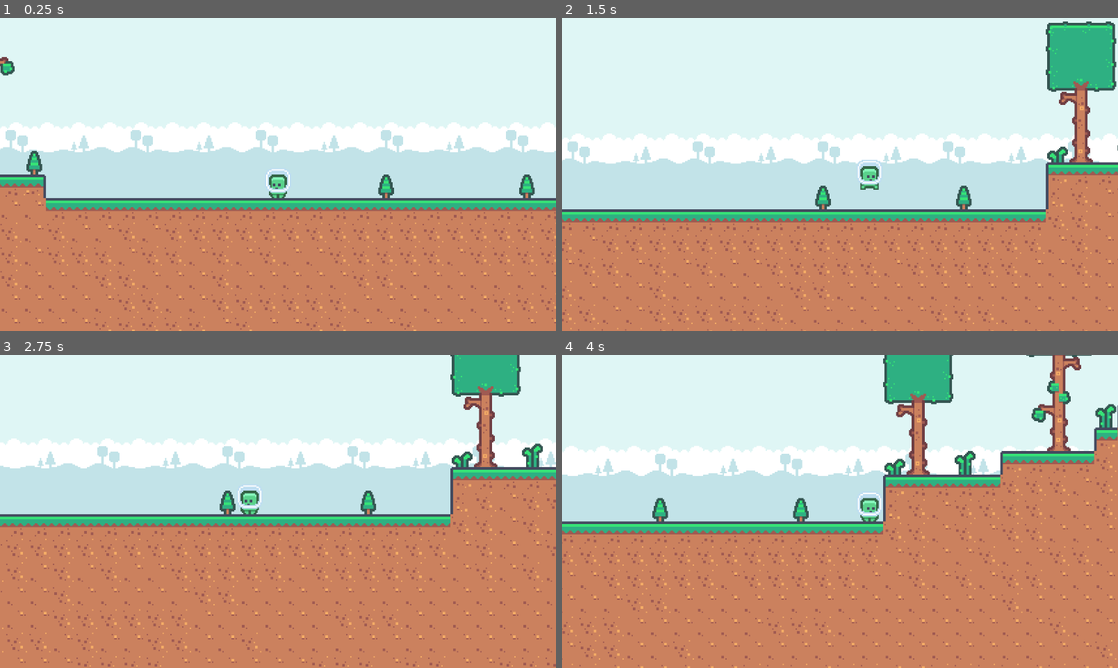
Above: before the commit, frames 1-4 (two rows, left to right).
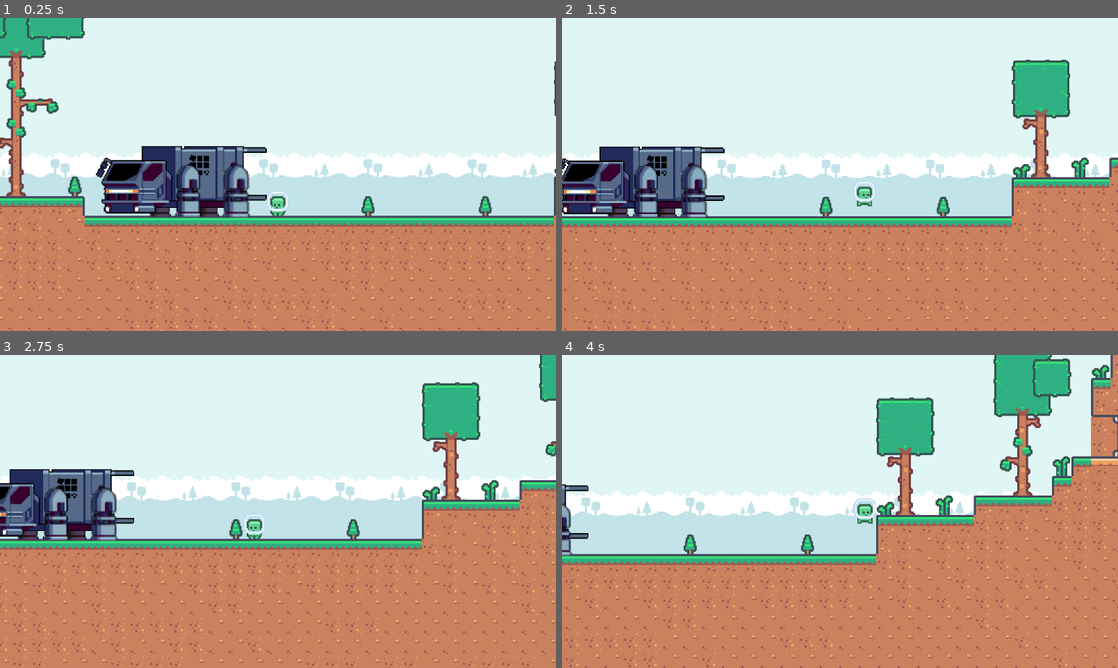
Above: after the commit, the same moments.

Repository: Nexilios/SideScrollingDelivery
Game: Godot game, scene res://scenes/game.tscn
Same seed, same stepped clock (60 frames per second), same inputs: the game is played once before the commit and once after it.
Inputs:
- Up to frame 1 (0.25 s): no input
- Up to frame 2 (1.5 s): hold D (move_right) from 0.53 s (still down); tap Space (jump) at 0.6, 0.77, 1.07, 1.35 s
- Up to frame 3 (2.75 s): tap Space (jump) at 1.52, 1.82, 2.1 s; release D (move_right) at 2.03 s; hold A (move_left) from 2.03 s (still down)
- Up to frame 4 (4 s): release A (move_left) at 2.78 s; hold D (move_right) from 2.78 s (still down); tap Space (jump) at 2.85, 3.02, 3.32, 3.6, 3.77 s

The runs differ from the first frame. In frame 1, 32% of the frame differs, in the area x 0-100%, y 0-100%; in frame 2, 28%; in frame 3, 36%; in frame 4, 39%.
Error after the commit: Parse Error: Could not find type "Recipient" in the current scope. (res://scripts/game_manager.gd:7)

Commit message:
Gameplay First Half

Diff:
--- a/scenes/game.tscn
+++ b/scenes/game.tscn
@@ -1,8 +1,10 @@
-[gd_scene load_steps=10 format=3 uid="uid://dl0ja6aeutr2y"]
-
+[gd_scene load_steps=12 format=3 uid="uid://dl0ja6aeutr2y"]
+
+[ext_resource type="Script" path="res://scripts/game_manager.gd" id="1_50hkl"]
 [ext_resource type="PackedScene" uid="uid://bkyprnm4r55ag" path="res://scenes/player.tscn" id="1_byd86"]
 [ext_resource type="Texture2D" uid="uid://bi15a10ptvwf2" path="res://assets/tileset/tilemap-backgrounds.png" id="1_gqarg"]
 [ext_resource type="Texture2D" uid="uid://ngxhyvubepfh" path="res://assets/tileset/tilemap.png" id="2_sk5vj"]
+[ext_resource type="PackedScene" uid="uid://db6p0de700xhc" path="res://scenes/truck.tscn" id="4_xj2wq"]
 
 [sub_resource type="TileSetAtlasSource" id="TileSetAtlasSource_jjw2x"]
 texture = ExtResource("1_gqarg")
@@ -656,6 +658,7 @@
 normal = Vector2(-1, 0)
 
 [node name="Game" type="Node2D"]
+script = ExtResource("1_50hkl")
 
 [node name="Background" type="TileMap" parent="."]
 tile_set = SubResource("TileSet_08dui")
@@ -694,11 +697,16 @@
 position = Vector2(406, 528)
 
 [node name="Camera2D" type="Camera2D" parent="Player"]
-zoom = Vector2(3, 3)
-limit_left = -295
+position = Vector2(0, -19)
+zoom = Vector2(2.5, 2.5)
+limit_left = -290
 limit_top = 240
 limit_right = 1285
 limit_bottom = 720
 limit_smoothed = true
 position_smoothing_enabled = true
 editor_draw_limits = true
+
+[node name="Truck" parent="." instance=ExtResource("4_xj2wq")]
+z_index = 1
+position = Vector2(317, 531)
--- a/scenes/player.tscn
+++ b/scenes/player.tscn
@@ -55,6 +55,7 @@
 [node name="Player" type="CharacterBody2D"]
 z_index = 5
 collision_layer = 2
+collision_mask = 5
 floor_snap_length = 3.0
 safe_margin = 0.06
 script = ExtResource("1_k4knk")
@@ -62,8 +63,8 @@
 [node name="AnimatedSprite2D" type="AnimatedSprite2D" parent="."]
 position = Vector2(0, -12)
 sprite_frames = SubResource("SpriteFrames_bai2p")
-animation = &"walk"
-frame_progress = 0.969584
+animation = &"idle"
+frame_progress = 0.106711
 
 [node name="CollisionShape2D" type="CollisionShape2D" parent="."]
 position = Vector2(0, -6.05)
--- /dev/null
+++ b/scenes/truck.tscn
@@ -0,0 +1,75 @@
+[gd_scene load_steps=8 format=3 uid="uid://db6p0de700xhc"]
+
+[ext_resource type="Script" path="res://scripts/truck.gd" id="1_awhwe"]
+[ext_resource type="Texture2D" uid="uid://b5bbqg6ixxgdc" path="res://assets/truck/Truck.png" id="1_ql5yx"]
+[ext_resource type="PackedScene" uid="uid://4skxeuoh7okk" path="res://scenes/hovering_label.tscn" id="3_8m1ba"]
+
+[sub_resource type="RectangleShape2D" id="RectangleShape2D_gsgx0"]
+size = Vector2(59, 64)
+
+[sub_resource type="LabelSettings" id="LabelSettings_y3q3a"]
+font_size = 30
+font_color = Color(0.947199, 0.947199, 0.947199, 1)
+shadow_size = 5
+shadow_color = Color(0.10748, 0.10748, 0.10748, 0.580392)
+shadow_offset = Vector2(2.245, 1.19)
+
+[sub_resource type="Animation" id="Animation_3vh11"]
+resource_name = "truck_label"
+length = 2.0
+loop_mode = 1
+tracks/0/type = "value"
+tracks/0/imported = false
+tracks/0/enabled = true
+tracks/0/path = NodePath(".:position")
+tracks/0/interp = 1
+tracks/0/loop_wrap = true
+tracks/0/keys = {
+"times": PackedFloat32Array(0, 1, 2),
+"transitions": PackedFloat32Array(1, 1, 1),
+"update": 0,
+"values": [Vector2(37, -82), Vector2(37, -73), Vector2(37, -82)]
+}
+
+[sub_resource type="AnimationLibrary" id="AnimationLibrary_wgiph"]
+_data = {
+"truck_label": SubResource("Animation_3vh11")
+}
+
+[node name="Truck" type="Area2D"]
+position = Vector2(37, -34)
+collision_mask = 2
+monitorable = false
+script = ExtResource("1_awhwe")
+packages = Array[String](["res://scenes/packages/small_package.tscn", "res://scenes/packages/long_package.tscn", "res://scenes/packages/wood_package.tscn"])
+
+[node name="CollisionShape2D" type="CollisionShape2D" parent="."]
+position = Vector2(39.5, 0)
+shape = SubResource("RectangleShape2D_gsgx0")
+
+[node name="Sprite2D" type="Sprite2D" parent="."]
+texture = ExtResource("1_ql5yx")
+
+[node name="Label" parent="." node_paths=PackedStringArray("animation_player") instance=ExtResource("3_8m1ba")]
+offset_left = 37.0
+offset_top = -82.0
+offset_right = 70.0
+offset_bottom = -40.0
+text = "E"
+label_settings = SubResource("LabelSettings_y3q3a")
+horizontal_alignment = 1
+vertical_alignment = 1
+animation_player = NodePath("AnimationPlayer")
+
+[node name="AnimationPlayer" type="AnimationPlayer" parent="Label"]
+libraries = {
+"": SubResource("AnimationLibrary_wgiph")
+}
+
+[node name="PackageSpawnPoint" type="Marker2D" parent="."]
+position = Vector2(92, -22)
+
+[connection signal="body_entered" from="." to="." method="_on_body_entered"]
+[connection signal="body_exited" from="." to="." method="_on_body_exited"]
+
+[editable path="Label"]
--- /dev/null
+++ b/scripts/game_manager.gd
@@ -0,0 +1,30 @@
+class_name GameManager extends Node2D
+
+signal game_over(score: int)
+
+@onready var truck: Truck = $Truck
+
+@export var recipients: Array[Recipient]
+
+
+func _ready() -> void:
+	if recipients.size() > 0 and truck:
+		# Randomize Recipient Order
+		recipients.shuffle()
+
+		set_recipient_id()
+		truck.setup_recipients(recipients)
+
+		var start_timer: Callable = Callable(func():
+			get_tree().create_timer(60).timeout.connect(stop_game)
+		)
+
+		start_timer.call_deferred()
+
+
+func set_recipient_id() -> void:
+	for recipient in recipients:
+		recipient.set_id(recipients.find(recipient))
+
+func stop_game() -> void:
+	pass
--- a/scripts/player.gd
+++ b/scripts/player.gd
@@ -1,13 +1,14 @@
-extends CharacterBody2D
+class_name Player extends CharacterBody2D
 
 # Jump configuration
 @export var cell_size: int = 18 # World's cell size in pixels
-@export var jump_height: float = 4.0  # Desired jump height in cells (multiply by cell_size)
+@export var jump_height: float = 3.0  # Desired jump height in cells (multiply by cell_size)
 @export var jump_time_to_peak: float = 0.4  # Time to reach peak of jump
-@export var jump_time_to_descent: float = 0.3  # Time to fall from peak
+@export var jump_time_to_descent: float = 0.28 # Time to fall from peak
 
 # Movement configuration
 @export var speed: float = 125.0
+@export var push_force: float = 30.0
 
 # Automatically calculated physics variables
 var jump_velocity: float
@@ -65,3 +66,11 @@
 		velocity.x = move_toward(velocity.x, 0, speed)
 
 	move_and_slide()
+
+	# Apply impulse if colliding with RigidBody
+	for i in get_slide_collision_count():
+		if get_slide_collision_count() > 1:
+			print(get_slide_collision(i))
+		var c: KinematicCollision2D = get_slide_collision(i)
+		if c.get_collider() is RigidBody2D:
+			c.get_collider().apply_central_impulse(-c.get_normal() * push_force)
--- /dev/null
+++ b/scripts/truck.gd
@@ -0,0 +1,50 @@
+class_name Truck extends Area2D
+
+@export var packages: Array[String]
+
+var recipients_data: Dictionary
+var on_delivery: bool = false
+
+@onready var label: Label = $Label
+@onready var spawn_point: Marker2D = $PackageSpawnPoint
+
+func setup_recipients(recipients: Array[Recipient]) -> void:
+	randomize()
+	recipients_data.clear()
+
+	for recipient in recipients:
+		recipients_data[recipient.get_id()] = {
+			"Status": false
+		}
+
+func give_random_recp_id() -> int:
+	var available: Array = []
+	for key in recipients_data.keys():
+		# Check if recipient is available
+		if recipients_data[key]:
+			available.insert(key, key)
+
+	if available.is_empty():
+		return -1
+
+	return available.pick_random()
+
+func package_delivered() -> void:
+	on_delivery = false
+
+func spawn_package() -> void:
+	on_delivery = true
+	var recipient_id: int = give_random_recp_id()
+	var package: BasePackage = load(packages.pick_random()).instantiate()
+	get_tree().root.add_child(package)
+	package.set_package_id(recipient_id)
+	package.global_position = spawn_point.global_position
+
+
+func _on_body_entered(body: Node2D) -> void:
+	if body is Player:
+		label.start_animation()
+
+func _on_body_exited(body: Node2D) -> void:
+	if body is Player:
+		label.stop_animation()
